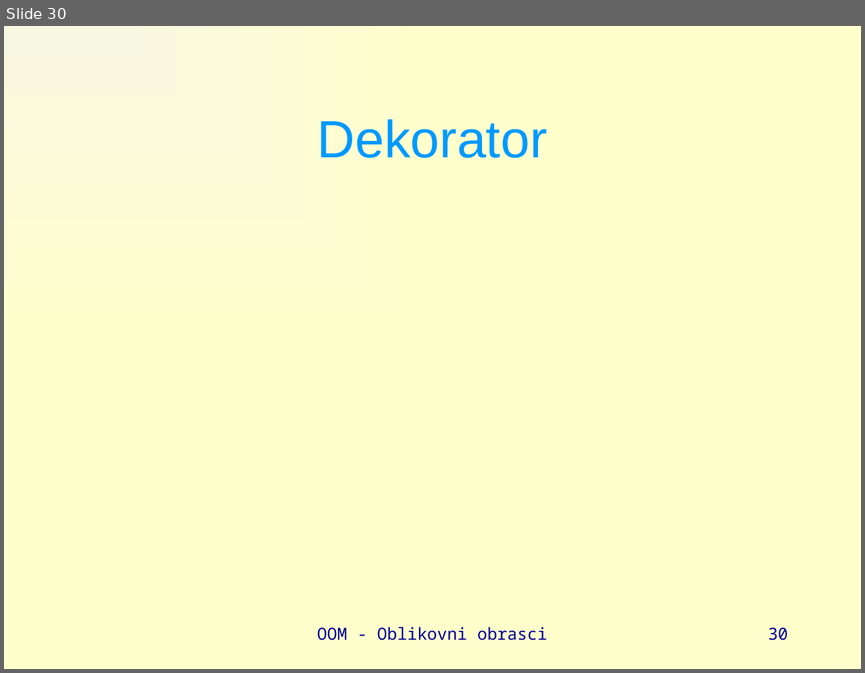
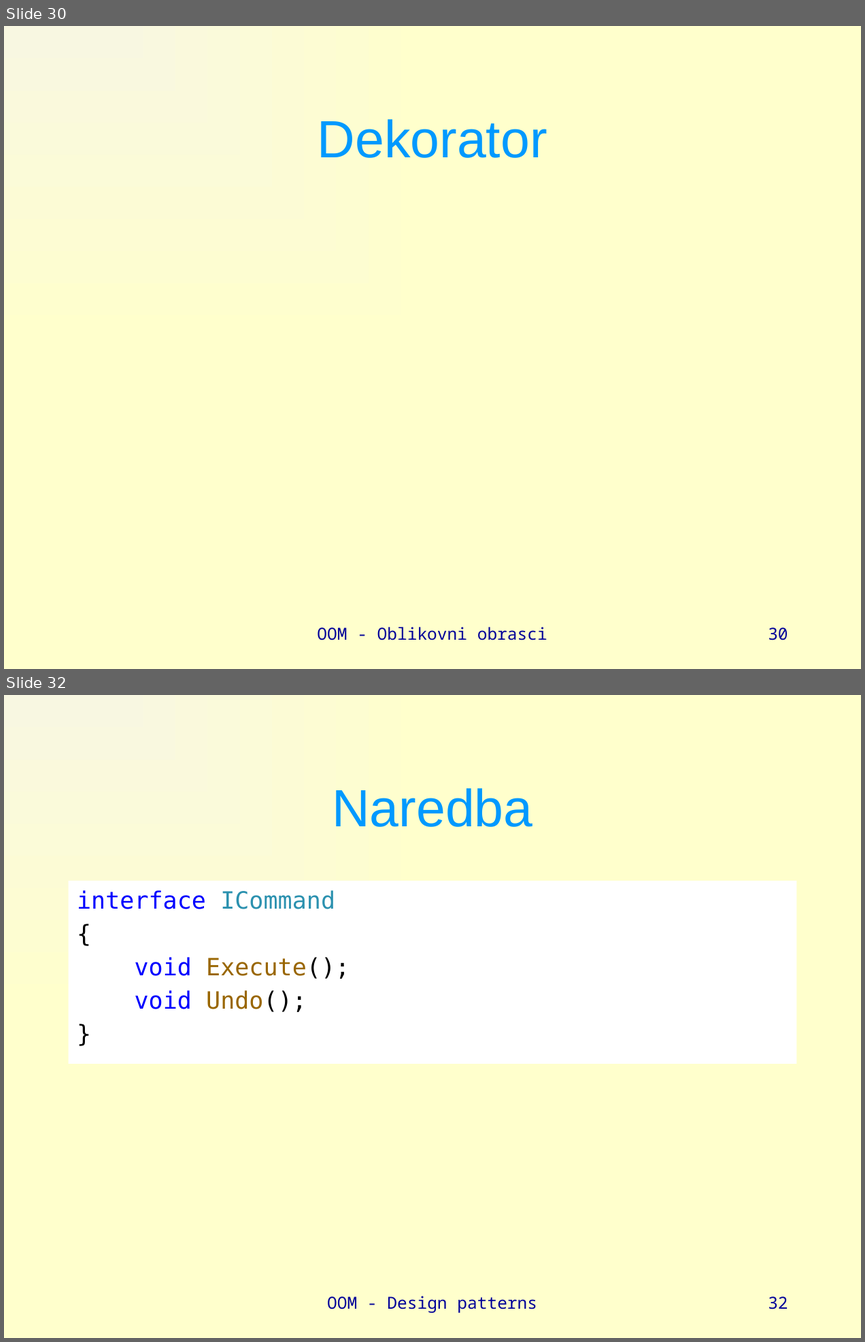
Before and after one commit to vsite-oom/DesignPatterns, a slide deck: docs/Design patterns.pptx. Shown one above the other, each under a label of ours: slide 30 before the commit, slides 30 and 32 after it; the slides between them are not shown. The pictures are 865x673 and 865x1342 pixels, drawn with LibreOffice and Linux fonts; fonts in the diff are those of the drawing. Boxes give left, top, right and bottom in pixels: in the first picture for what was removed or moved away, otherwise in the second. Text is boxed around its words. In the diff, an @@ line names an element or a change of style, - is before the commit and + after.

```diff
--- a/docs/Design patterns.pptx
+++ b/docs/Design patterns.pptx
@@ slide 32 added at bbox=[4, 695, 861, 1338], background gradient #F8F7E1 to #FFFFCC @@
@@ title added at bbox=[332, 788, 532, 827], 44 pt, text #0099FF @@
+Naredba
@@ text added at bbox=[68, 881, 797, 1064], fill #FFFFFF, 20 pt, text #0000FF @@
+interface ICommand
+{
+void Execute();
+void Undo();
+}
@@ text added at bbox=[327, 1295, 537, 1312], 14 pt, text #000099 @@
+OOM - Design patterns
@@ page number added at bbox=[768, 1296, 787, 1309], 14 pt, text #000099 @@
+32
```
Also in this commit, not shown: 2 slides changed, 2 other slides added.
